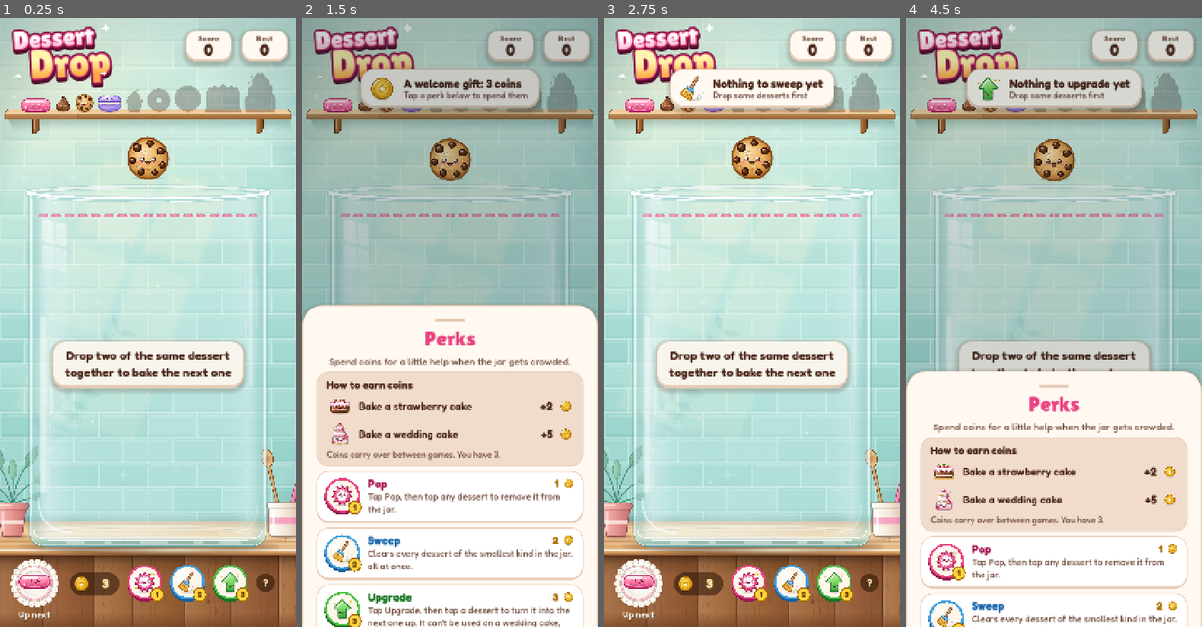
Above: before the commit, frames 1-4 (left to right).
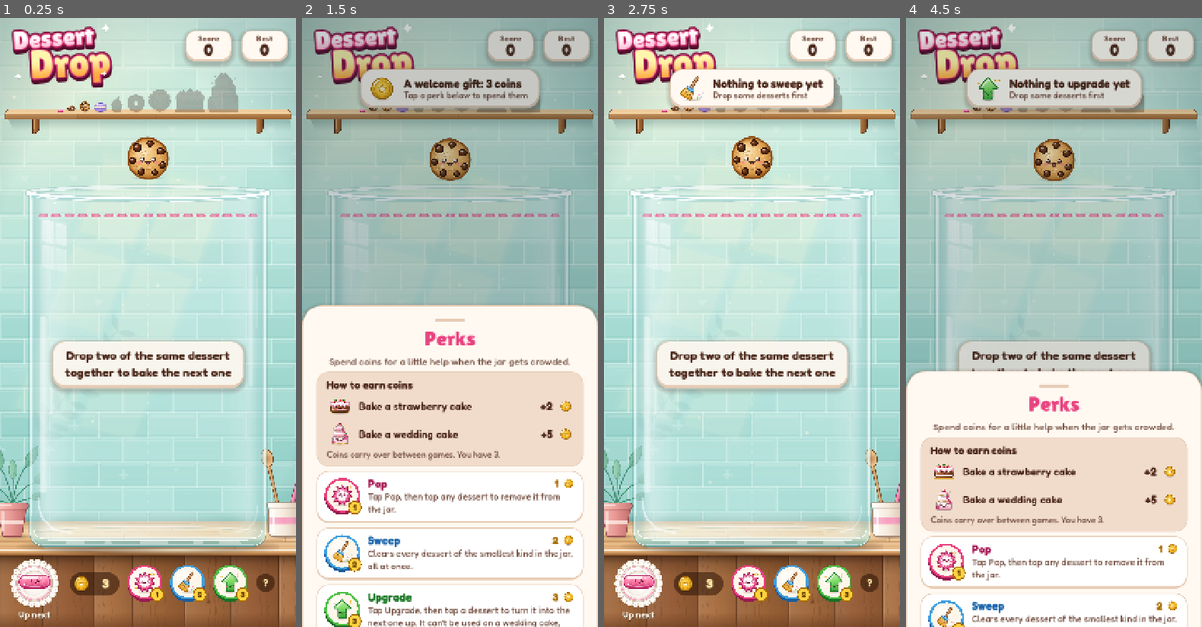
Above: after the commit, the same moments.

Repository: jonstuebe/dessert-drop
Game: Godot game, scene res://scenes/main.tscn
Two runs of this game, one before a commit and one after it. Both use one fixed random seed, a clock stepped at 60 frames per second and the inputs below.
Inputs (mouse positions are in pixels of both pictures, inside the frame that each line leads up to):
- Up to frame 1 (0.25 s): no input
- Up to frame 2 (1.5 s): click "3" at 0.5 s; click (447, 584) at 1.27 s
- Up to frame 3 (2.75 s): click (790, 584) at 2.02 s
- Up to frame 4 (4.5 s): click (1136, 584) at 2.77 s; click "?" at 3.5 s; click "Got it" at 4.25 s

The runs differ from the first frame. In frame 1, 1.6% of the frame differs, in the area x 7-94%, y 9-16%; in frame 2, 0.9%; in frame 3, 1.0%; in frame 4, 1.0%.

Commit message:
Size shelf desserts in true proportion to the jar

Diff:
--- a/scripts/hud.gd
+++ b/scripts/hud.gd
@@ -195,13 +195,14 @@
 	_ladder_glow.mouse_filter = Control.MOUSE_FILTER_IGNORE
 	_ladder_glow.modulate = Color(1, 1, 0.92, 0.0)
 	stage_ui.add_child(_ladder_glow)
-	var max_r := Tiers.radius(Tiers.TOP)
+	var max_h := Tiers.size(Tiers.TOP).y
 	var widths: Array[float] = []
 	var heights: Array[float] = []
 	var total := 0.0
 	for i in Tiers.count():
 		var sz := Tiers.size(i)
-		var h := 26.0 + 64.0 * (Tiers.radius(i) / max_r) * (sz.y / Tiers.radius(i) / 2.0)
+		# true to the jar: heights keep the same ratios as the bodies themselves
+		var h := 90.0 * sz.y / max_h
 		var w := h * sz.x / sz.y
 		heights.append(h)
 		widths.append(w)
